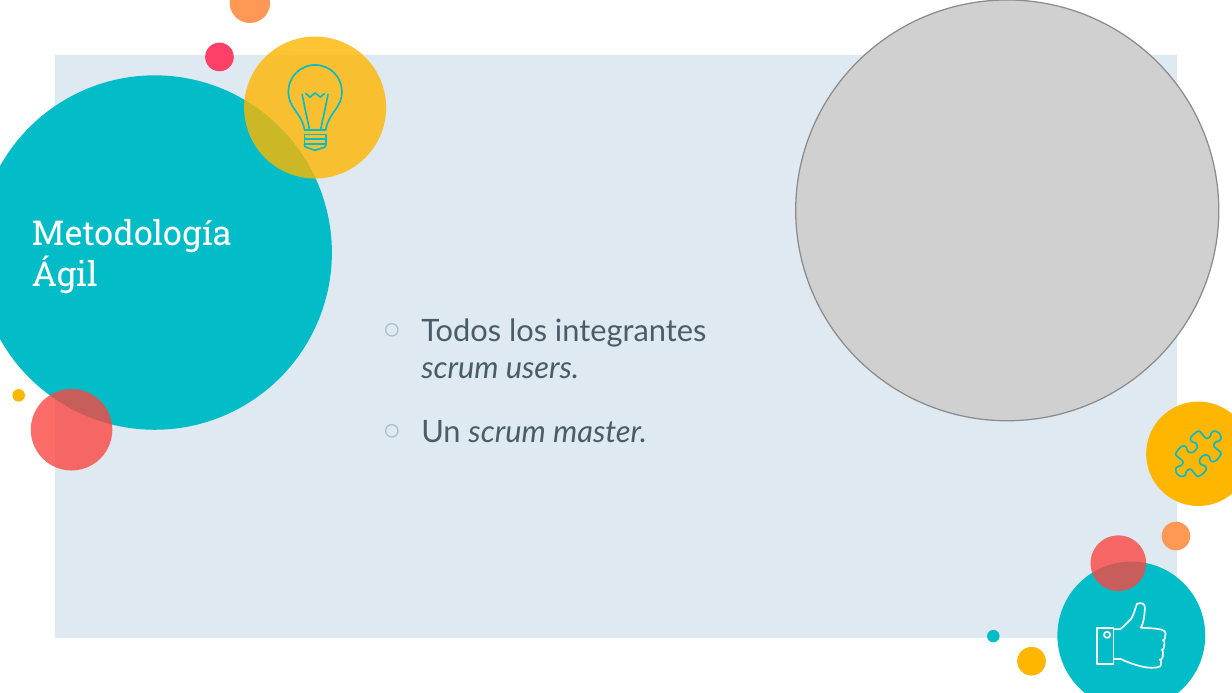
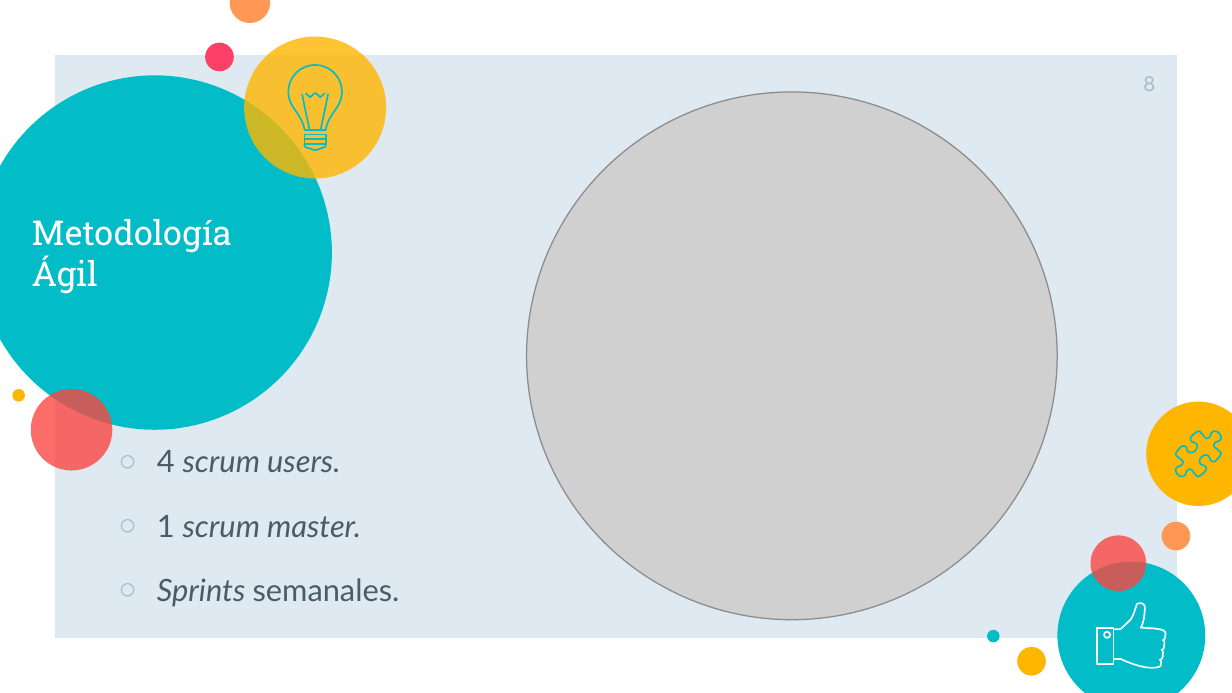
Before and after one commit to JETC-98/OOP, a slide deck: slide 8 of Docs/PrimeraEntrega.pptx. Drawn at 1232x693 pixels with LibreOffice and Linux fonts; fonts in the diff are those of the drawing; grey boxes stand for pictures. Boxes give left, top, right and bottom in pixels: in the first picture for what was removed or moved away, otherwise in the second. Text is boxed around its words. In the diff, an @@ line names an element or a change of style, - is before the commit and + after.

```diff
--- a/Docs/PrimeraEntrega.pptx
+++ b/Docs/PrimeraEntrega.pptx
@@ page number added at (1143,76,1155,91), 12 pt, text #A6BCC9 @@
+8
@@ picture: place and size @@
-picture at (796,0,1218,421)
+picture at (526,92,1057,620)
@@ text at (157,450,400,607): text changed @@
-○ Todos los integrantes scrum users.
-○ Un scrum master.
+○ 4 scrum users.
+○ 1 scrum master.
+○ Sprints semanales.
```
Also in this commit, not shown: 7 other slides changed, 1 slide added, 6 slides removed.
